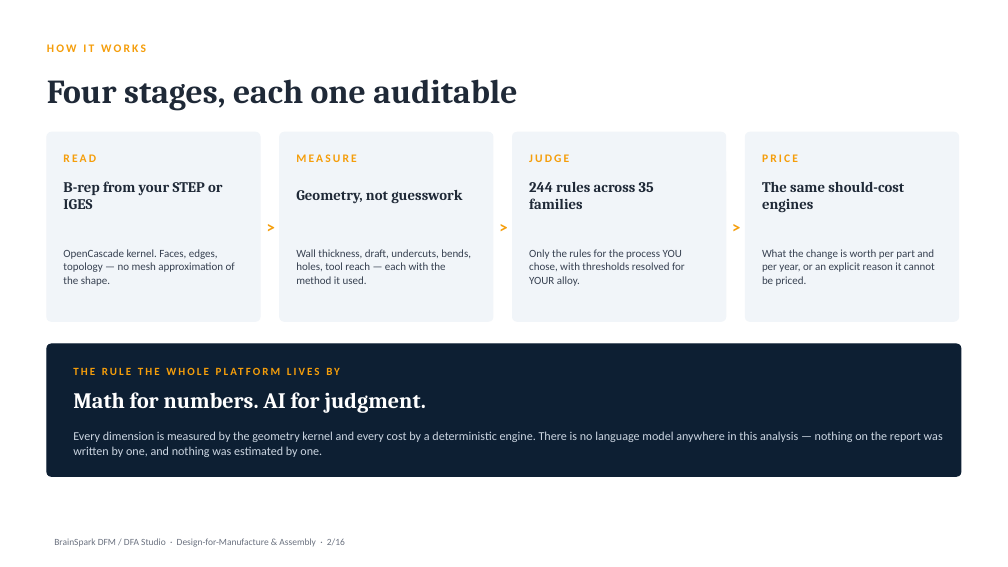
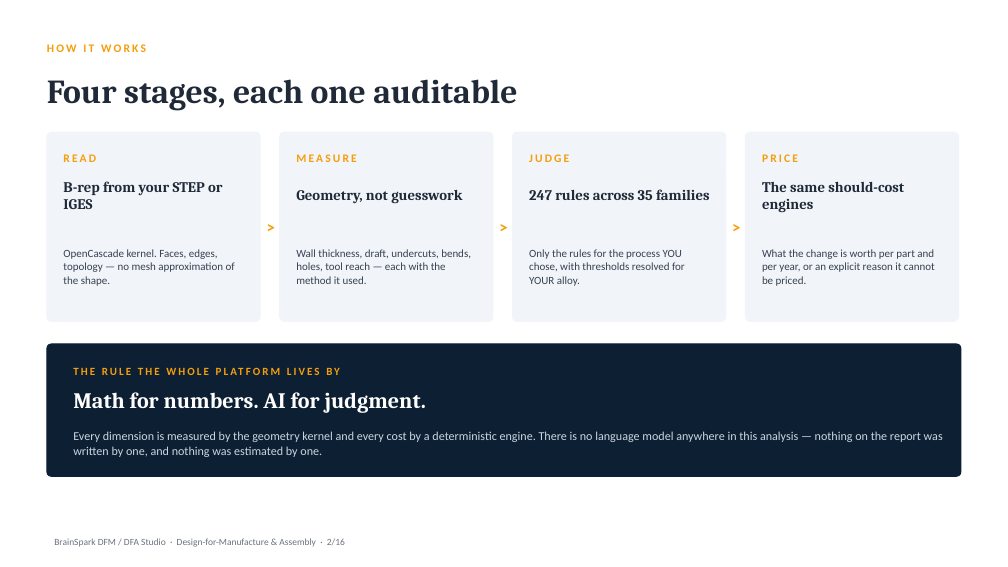
Before and after one commit to bhosaleavinash546/leamington-marathi, a slide deck: slide 3 of BrainSpark_DFM_DFA_Studio_Director.pptx. Drawn at 1008x567 pixels with LibreOffice and Linux fonts; fonts in the diff are those of the drawing. Boxes give left, top, right and bottom in pixels: in the first picture for what was removed or moved away, otherwise in the second. Text is boxed around its words. In the diff, an @@ line names an element or a change of style, - is before the commit and + after.

```diff
--- a/BrainSpark_DFM_DFA_Studio_Director.pptx
+++ b/BrainSpark_DFM_DFA_Studio_Director.pptx
@@ text at [529, 189, 710, 200]: text changed @@
-244 rules across 35 families
+247 rules across 35 families
```
Also in this commit, not shown: 3 other slides changed, 10 other files.
